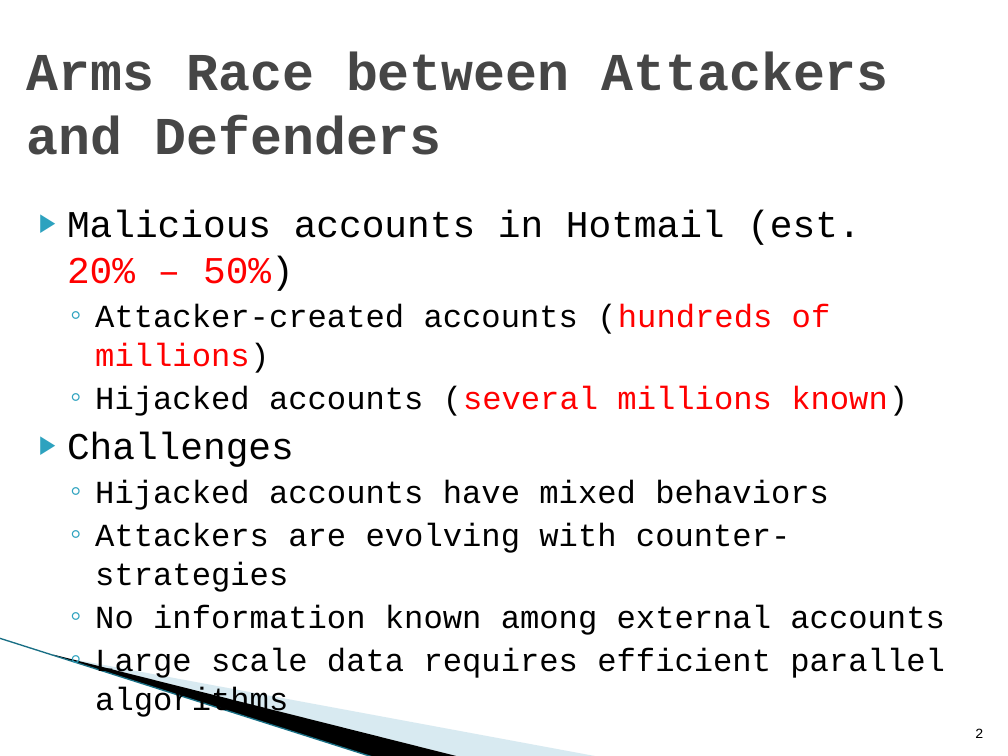
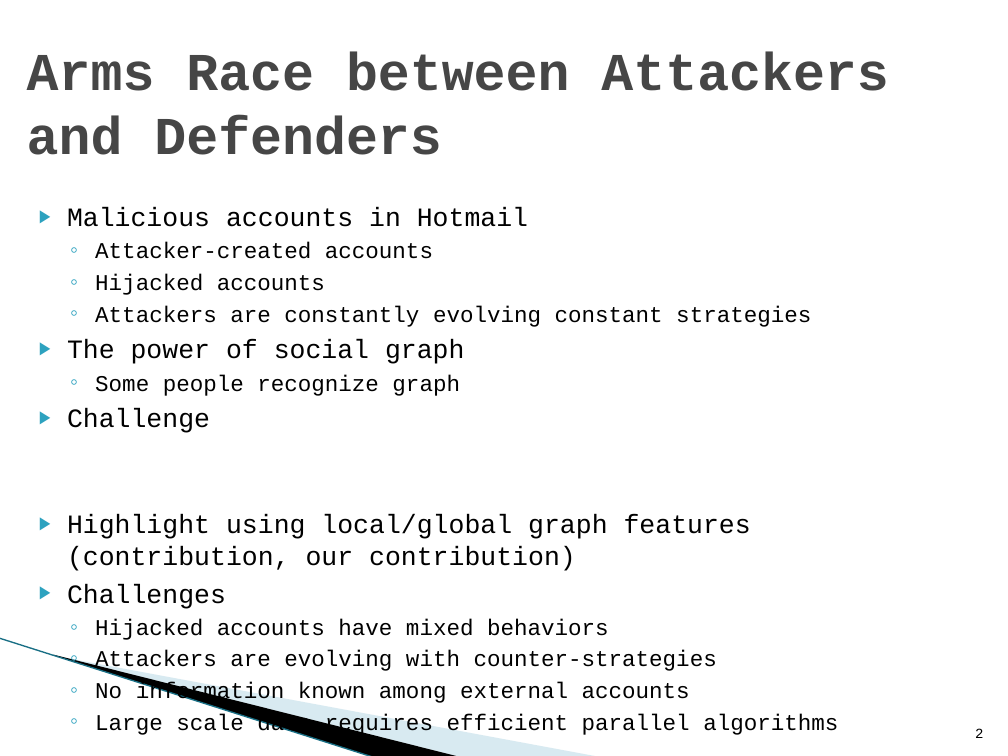
Before and after one commit to quietbamboo/homepage, a slide deck: slide 2 of slides/asiaccs_socialwatch.pptx. Drawn at 1008x756 pixels with LibreOffice and Linux fonts; fonts in the diff are those of the drawing; background and template pictures are left out. Boxes give left, top, right and bottom in pixels: in the first picture for what was removed or moved away, otherwise in the second. Text is boxed around its words. In the diff, an @@ line names an element or a change of style, - is before the commit and + after.

Commit message:
Update tmp

```diff
--- a/slides/asiaccs_socialwatch.pptx
+++ b/slides/asiaccs_socialwatch.pptx
@@ text at bbox=[67, 208, 811, 571]: text changed; size 23 to 18.9 pt @@
-▶ Malicious accounts in Hotmail (est. 20% – 50%)
-  ◦ Attacker-created accounts (hundreds of millions)
-  ◦ Hijacked accounts (several millions known)
+▶ Malicious accounts in Hotmail
+  ◦ Attacker-created accounts
+  ◦ Hijacked accounts
+  ◦ Attackers are constantly evolving constant strategies
+▶ The power of social graph
+  ◦ Some people recognize graph
+▶ Challenge
+▶ Highlight using local/global graph features (contribution, our contribution)
@@ text at bbox=[67, 584, 838, 737]: size 27 to 18.9 pt in "Challenges"; size 23 to 16.1 pt in "Hijacked accounts have mixed behaviors", "Attackers are evolving with counter-strategies", "No information known among external accounts", "Large scale data requires efficient parallel algorithms" @@
```
Also in this commit, not shown: 1 other slide changed.
